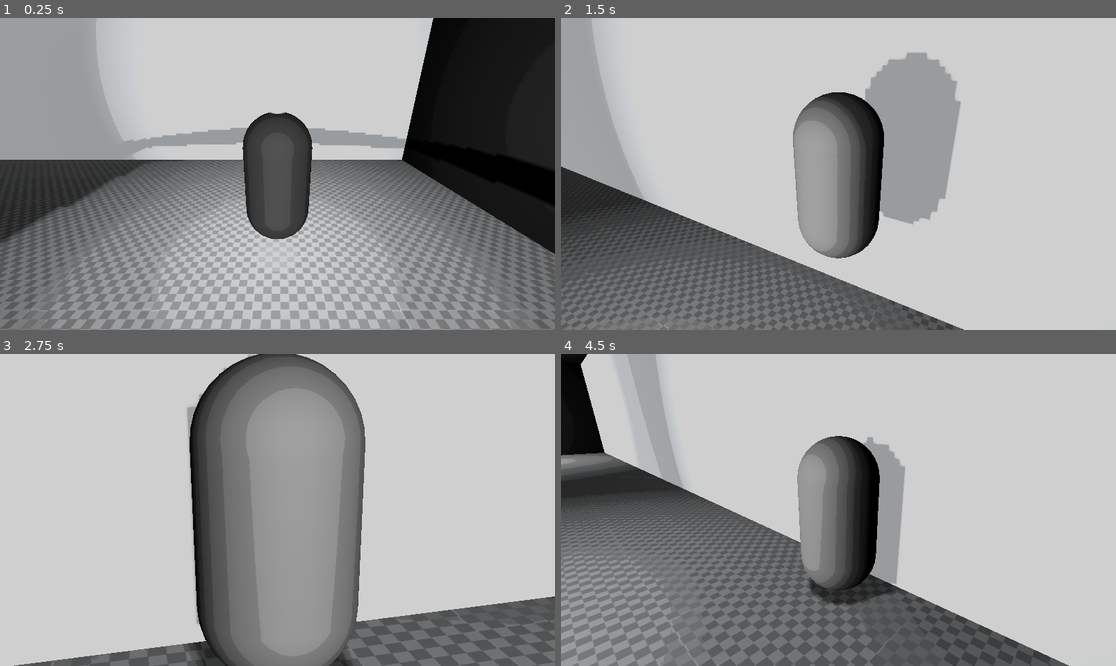
Above: before the commit, frames 1-4 (two rows, left to right).
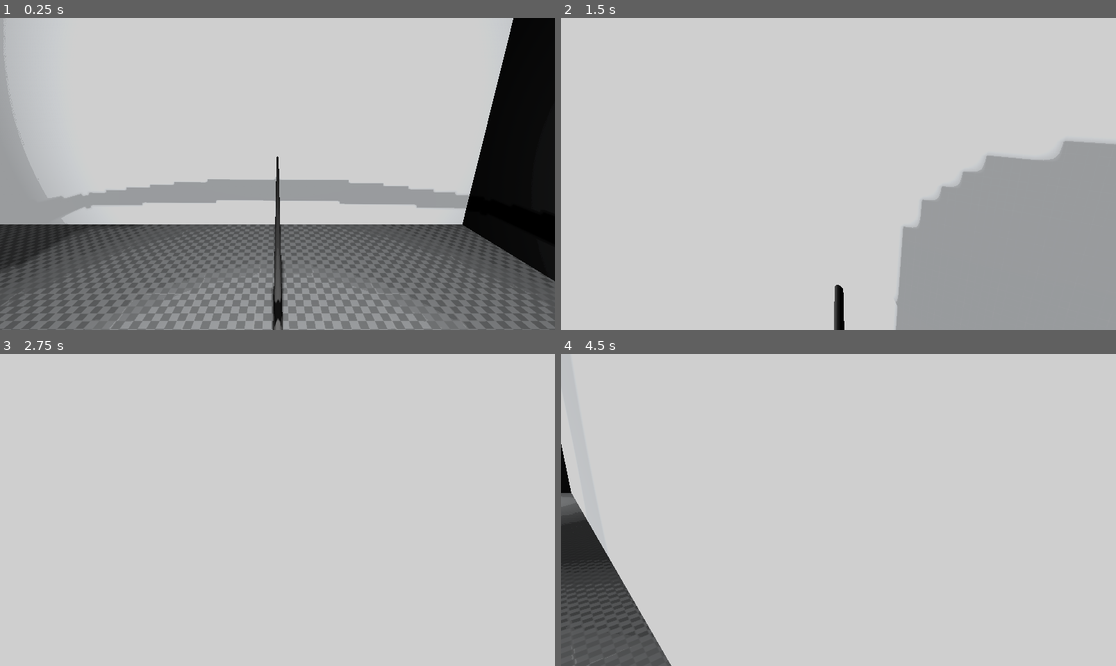
Above: after the commit, the same moments.

Repository: InTheBox-YT/GAME_JAM
Game: Godot game, scene res://scenes/world.tscn
The game is run twice, just before and just after one commit, with the same random seed, the same clock (stepped at 60 frames per second) and the same inputs.
Inputs (mouse positions are in pixels of both pictures, inside the frame that each line leads up to):
- Up to frame 1 (0.25 s): no input
- Up to frame 2 (1.5 s): move the mouse to (866, 174) at 0.52 s; hold C (Zoom) 0.53-1.28 s; hold W (Up) from 0.53 s (still down); tap Space (Jump) at 0.77 s; move the mouse to (810, 174) at 1.27 s; tap Shift (Run) at 1.35 s
- Up to frame 3 (2.75 s): keep holding W (Up); tap Space (Jump) at 1.52 s; tap C (Zoom) at 1.55 s; move the mouse to (288, 503) at 2.02 s; hold C (Zoom) from 2.03 s (still down)
- Up to frame 4 (4.5 s): keep holding W (Up); move the mouse to (832, 516) at 2.77 s; release C (Zoom) at 2.78 s; tap C (Zoom) at 2.85, 3.8, 4.35 s; tap Space (Jump) at 3.02, 3.77 s; move the mouse to (877, 513) at 3.52 s; hold Shift (Run) 3.53-4.28 s; move the mouse to (794, 506) at 4.27 s

The runs differ from the first frame. In frame 1, 61% of the frame differs, in the area x 0-100%, y 0-100%; in frame 2, 57%; in frame 3, 37%; in frame 4, 44%.

Commit message:
zoom

Diff:
--- a/Scripts/PlayerMovement.gd
+++ b/Scripts/PlayerMovement.gd
@@ -2,6 +2,8 @@
 
 @onready var camera: Camera3D = $CamOrigin/Camera3D
 @onready var pivot: Node3D = $CamOrigin
+@onready var raycast: RayCast3D = $CamOrigin/RayCast3D
+
 
 # Speed Variables
 const WALK_SPEED := 5.0
@@ -21,6 +23,9 @@
 var zoom_speed = 5.0
 var target_fov = normal_fov
 
+# Resizing Variables
+@export var resize_factor: float = 1.2
+
 func _ready():
 	Input.mouse_mode = Input.MOUSE_MODE_CAPTURED
 	camera.current = true
@@ -32,7 +37,7 @@
 		pivot.rotate_x(deg_to_rad(-event.relative.y * 0.5))
 		pivot.rotation.x = clamp(pivot.rotation.x, deg_to_rad(-40), deg_to_rad(40))
 
-func _physics_process(delta):
+func _physics_process(delta: float):
 	if not is_on_floor():
 		velocity.y -= GRAVITY * delta
 
@@ -67,3 +72,14 @@
 		target_fov = normal_fov
 
 	camera.fov = lerp(camera.fov, target_fov, zoom_speed * delta)
+
+	if Input.is_action_just_pressed("Zoom"):
+		if raycast.is_colliding():
+			var target: Node = raycast.get_collider()
+			if target and target is Node3D:
+				resize_object(target)
+
+func resize_object(target: Node3D):
+
+	target.scale *= resize_factor
+	print("Resized object: ", target.name, " New scale: ", target.scale)
--- /dev/null
+++ b/Scripts/Resize.gd
@@ -0,0 +1,22 @@
+extends CharacterBody3D
+
+# Export a variable to control the resize factor
+@export var resize_factor: float = 1.2
+
+# Reference to the RayCast3D node
+@onready var raycast: RayCast3D = $Camera3D/RayCast3D
+
+func _process(delta: float):
+	if Input.is_action_just_pressed("Zoom"):  # Assuming "ui_resize" is mapped to 'C'
+		if raycast.is_colliding():
+			var target: Node = raycast.get_collider()
+
+			if target and target is Node3D:
+				resize_object(target)
+
+func resize_object(target: Node3D):
+	# Apply the resize factor to the object's scale
+	target.scale *= resize_factor
+
+	# Optional: Print the new scale for debugging
+	print("Resized object: ", target.name, " New scale: ", target.scale)
--- a/scenes/Map.tscn
+++ b/scenes/Map.tscn
@@ -58,3 +58,7 @@
 transform = Transform3D(1, 0, 0, 0, 1, 0, 0, 0, 1, -18.4925, 2.5383, 0)
 shadow_enabled = true
 omni_range = 8.86186
+
+[node name="CSGSphere3D" type="CSGSphere3D" parent="."]
+transform = Transform3D(1, 0, 0, 0, 1, 0, 0, 0, 1, -9.51985, 0.792858, 16.5035)
+use_collision = true
--- a/scenes/player.tscn
+++ b/scenes/player.tscn
@@ -18,6 +18,8 @@
 shader_parameter/outline_color = Color(0, 0, 0, 0)
 
 [sub_resource type="CameraTexture" id="CameraTexture_6l2hq"]
+
+[sub_resource type="CylinderMesh" id="CylinderMesh_ngbtd"]
 
 [node name="Player" type="Node3D"]
 
@@ -42,5 +44,15 @@
 transform = Transform3D(1, 0, 0, 0, 1, 0, 0, 0, 1, 0, 0.499133, 0)
 
 [node name="Camera3D" type="Camera3D" parent="CharacterBody3D/CamOrigin"]
-transform = Transform3D(1, 0, 0, 0, 0.926049, 0.377404, 0, -0.377404, 0.926049, 0, 0.862054, 3.14181)
+transform = Transform3D(1, 0, 0, 0, 0.96297, 0.269608, 0, -0.269608, 0.96297, 0, 0.953185, 0.0904765)
 fov = 70.0
+
+[node name="MeshInstance3D" type="MeshInstance3D" parent="CharacterBody3D/CamOrigin"]
+transform = Transform3D(1.11515e-16, 1.87738e-07, 0.0500657, 0.0583639, -1.87738e-07, 0, 2.55117e-09, 4.29494, -2.18844e-09, 0.00247496, -0.138478, -4.78173)
+mesh = SubResource("CylinderMesh_ngbtd")
+skeleton = NodePath("../Camera3D")
+
+[node name="RayCast3D" type="RayCast3D" parent="CharacterBody3D/CamOrigin"]
+transform = Transform3D(1, 0, 0, 0, 1, 0, 0, 0, 1, 0, -0.139276, 0)
+target_position = Vector3(0, 0, -10)
+collide_with_areas = true
Not shown: 1 places in scenes/player.tscn that only renumber resources
